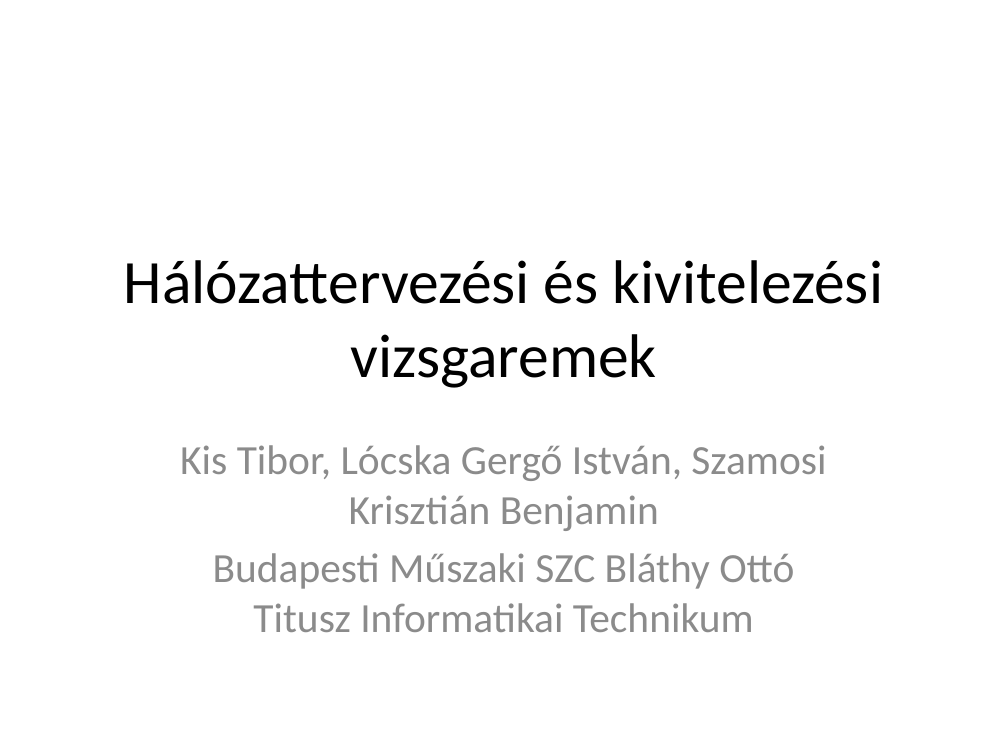
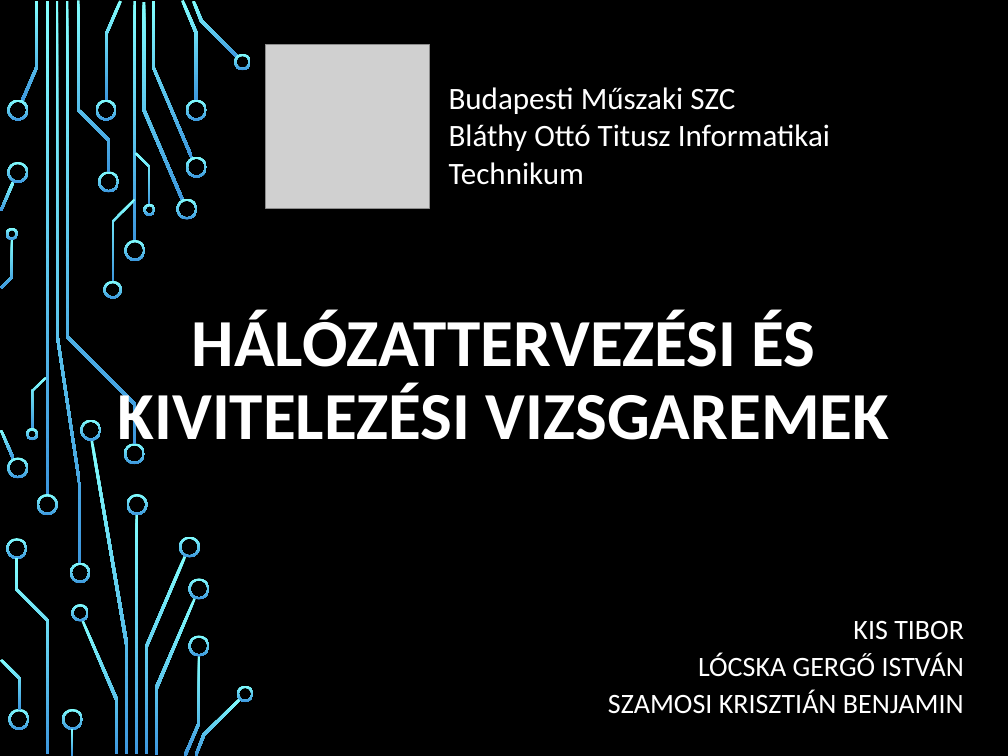
Before and after one commit to LocskaG/Uzemelteto_vizsgaremek_2024, a slide deck: slide 1 of BEMUTATÓ/Halozattervezesi_vizsgaremek_ppt.pptx. Drawn at 1008x756 pixels with LibreOffice and Linux fonts; fonts in the diff are those of the drawing; grey boxes stand for pictures; background and template pictures are left out. Boxes give left, top, right and bottom in pixels: in the first picture for what was removed or moved away, otherwise in the second. Text is boxed around its words. In the diff, an @@ line names an element or a change of style, - is before the commit and + after.

```diff
--- a/BEMUTATÓ/Halozattervezesi_vizsgaremek_ppt.pptx
+++ b/BEMUTATÓ/Halozattervezesi_vizsgaremek_ppt.pptx
@@ background #FFFFFF to picture (left out) @@
@@ picture added at [266,44,429,208] @@
@@ text added at [449,87,830,185], 22.2 pt, text #FFFFFF @@
+Budapesti Műszaki SZC
+Bláthy Ottó Titusz Informatikai Technikum
@@ title "HÁLÓZATTERVEZÉSI ÉS KIVITELEZÉSI VIZSGAREMEK" at [118,311,889,455]: vertical alignment middle to bottom @@
@@ title at [118,311,889,455]: text changed; size 44 to 48 pt; text colour #000000 to #FFFFFF; bold on @@
-Hálózattervezési és kivitelezési vizsgaremek
+HÁLÓZATTERVEZÉSI ÉS KIVITELEZÉSI VIZSGAREMEK
@@ group added at [0,0,254,756]: 50 freeform shapes, 4 rectangles @@
@@ subtitle at [608,621,964,714]: text changed; size 29.6 to 20 pt; text colour #8C8C8C to #FFFFFF @@
-Kis Tibor, Lócska Gergő István, Szamosi Krisztián Benjamin
-Budapesti Műszaki SZC Bláthy Ottó Titusz Informatikai Technikum
+KIS TIBOR
+LÓCSKA GERGŐ ISTVÁN
+SZAMOSI KRISZTIÁN BENJAMIN
```
Also in this commit, not shown: 13 other slides changed, 4 slides added, 4 slides removed.
